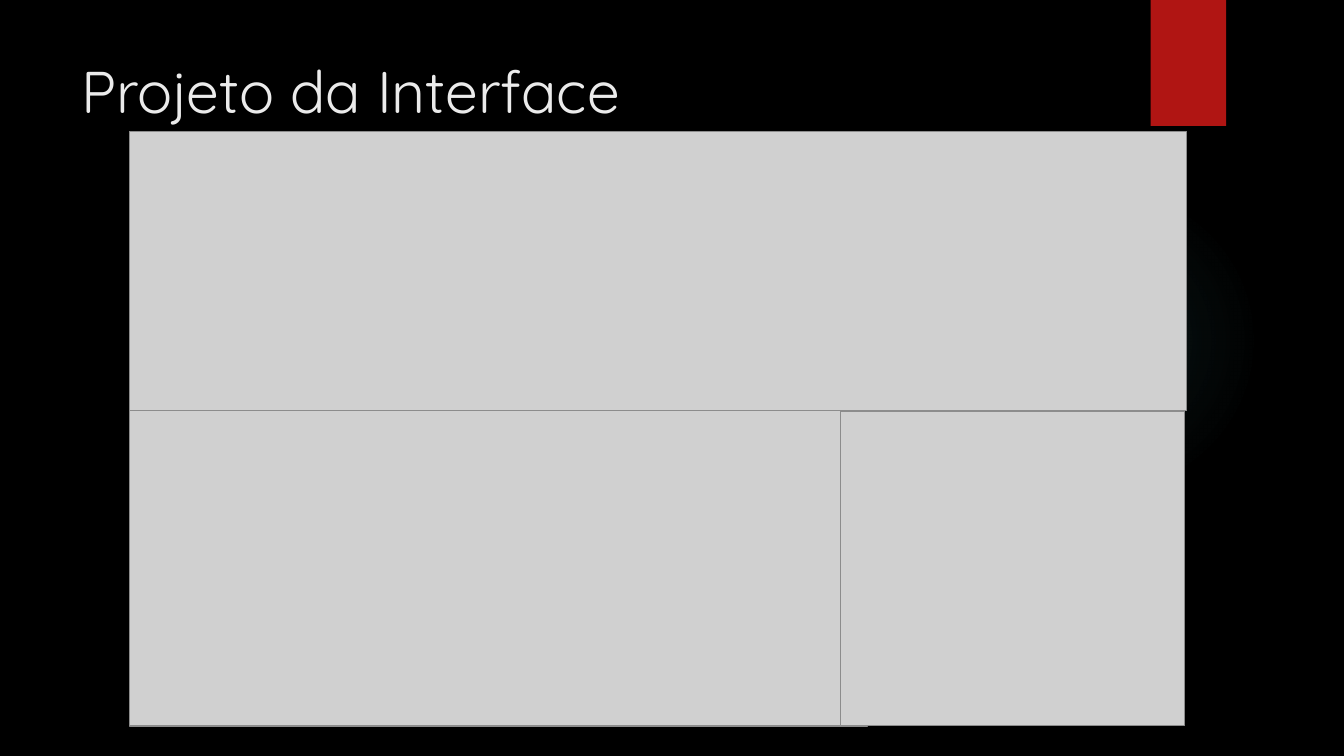
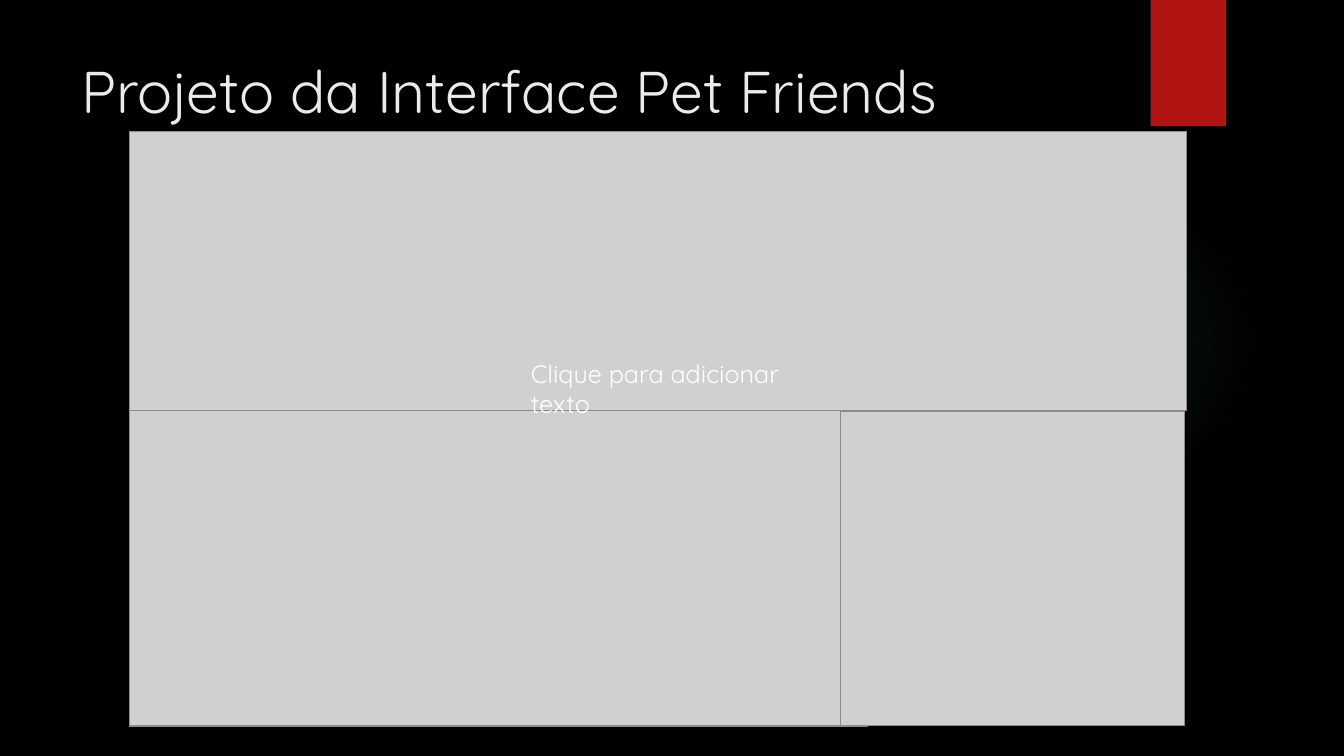
Before and after one commit to ICEI-PUC-Minas-PMGCC-TI/tiaw-pmg-cc-m-20221-tiaw-cuidadores-de-pets-grupo-5, a slide deck: slide 10 of docs/apresentacao/apresentacao - TEMPLATE.pptx. Drawn at 1344x756 pixels with LibreOffice and Linux fonts; fonts in the diff are those of the drawing; grey boxes stand for pictures; background and template pictures are left out. Boxes give left, top, right and bottom in pixels: in the first picture for what was removed or moved away, otherwise in the second. Text is boxed around its words. In the diff, an @@ line names an element or a change of style, - is before the commit and + after.

```diff
--- a/docs/apresentacao/apresentacao - TEMPLATE.pptx
+++ b/docs/apresentacao/apresentacao - TEMPLATE.pptx
@@ title at (81,69,937,125): text changed @@
-Projeto da Interface
+Projeto da Interface Pet Friends
@@ text added at (531,365,779,413), 18 pt, text #FFFFFF @@
+Clique para adicionar texto
```
Also in this commit, not shown: 1 other slide changed.
